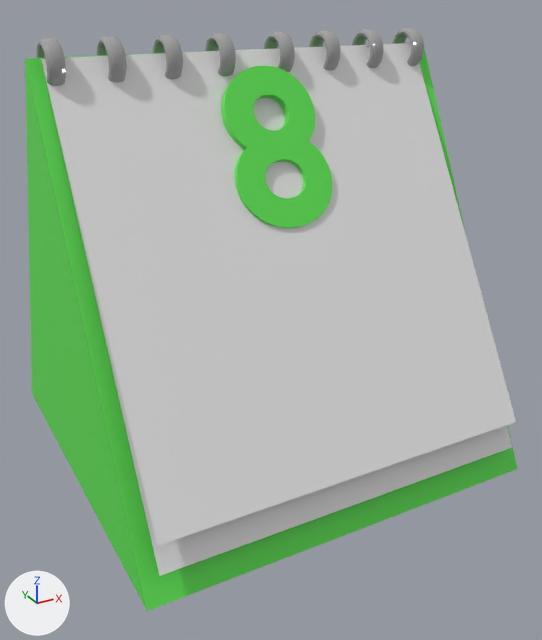
An edit to the Blender file 학과장캐릭터/캘린더.blend, drawn before and after from the same camera.
Rendered twice from a 50 mm lens placed at (-1.66, -3.22, 1.25), pointed at (0.02, -0.17, -0.28). Arrows for +X, +Y and +Z are at lower left; the lights stay in place.
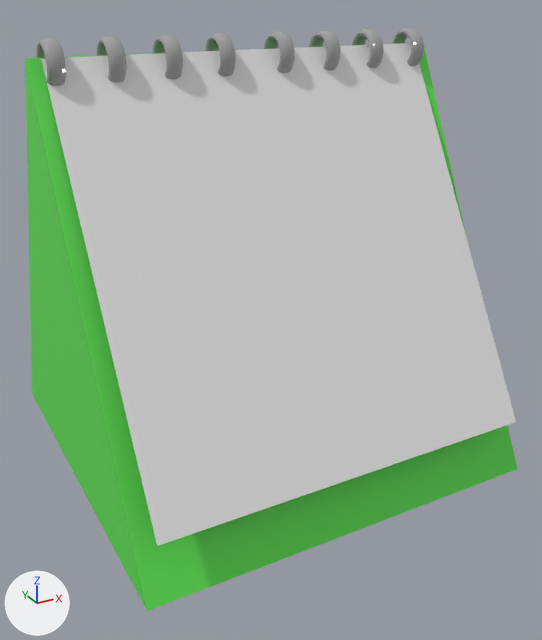
Changed parts and their boxes (x1, y1, x2, y2) in the pictures (542 x 640 px):
'Text', deleted (green): before (221, 66, 332, 228)
part 1 of me_cube_001, cut back: before (48, 62, 512, 576); after (48, 62, 510, 546)

The change, as a diff of the scene's bpy script:
```diff
--- a/학과장캐릭터/캘린더.blend.py
+++ b/학과장캐릭터/캘린더.blend.py
@@ me_cube_001 @@
 me_cube_001.from_pydata(...)  # 14 vertices, 7 faces; spans x -1.0..1.0, y -1.0..1.0, z -1.0..1.0
 # used by ob_cube; location = (0.0, 0.0, 0.0)
 # verts and faces of me_cube_001; kept vertices keep their numbers, new ones are numbered from 14
 # before: 6 (-0.94, -1.0, -0.85) at pixel (159, 575), 7 (-0.94, 0.0, 1.0) at pixel (40, 57), 8 (0.94, -1.0, -0.85) at pixel (512, 447), 9 (0.94, 0.0, 1.0), 10 (-0.94, -1.0, -0.7) at pixel (157, 545)
 # before: 11 (-0.94, 0.0, 1.0) at pixel (40, 58), 12 (0.94, -1.0, -0.7) at pixel (516, 421), 13 (0.94, 0.0, 1.0)
+# me_cube_001 part 1
+delete_vertices([6, 8, 11, 13])  # with the faces that use them
+faces += [(7, 10, 12, 9)]  # mat_white (white #e7e7e7)
 me_cube_001.materials.append(mat_green)
@@ ob_text @@
-ob_text = bpy.data.objects.new('Text', txt_text)
-ob_text.location = (0.0, -0.25, 0.6)
-ob_text.rotation_euler = (1.095, 0.0, 0.0)  # degrees (63, 0, 0)
```
